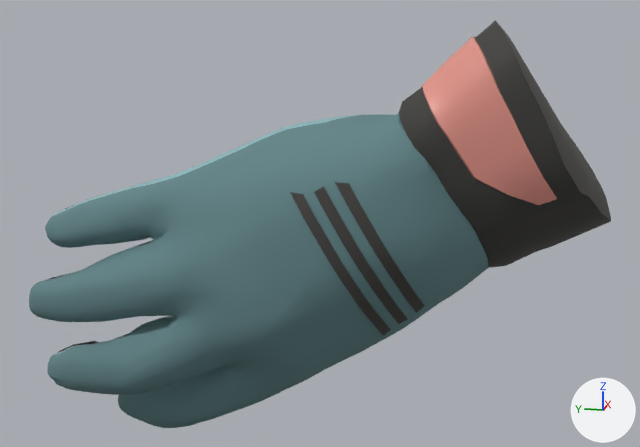
A saved change to the FBX model Assets/Models/GlovedHand_Right.fbx.
One viewpoint serves both versions: a 50 mm camera at (-0.662, -1.062, -0.042) aimed at (-0.327, -0.995, -0.126). Every picture has the same lights, and +X, +Y and +Z are marked at lower right. Where no turn or scale is listed for an object, it has been applied to the vertices.

In view in the first picture: 'hands:Rhand.Glove'.
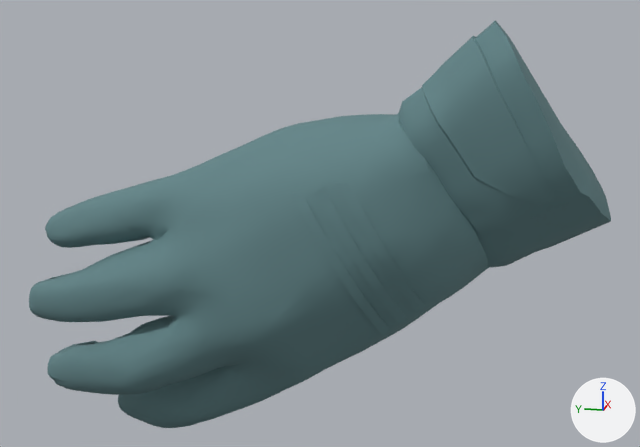
Changed parts and their boxes (x1, y1, x2, y2) in the pictures (640 x 447 px):
part 1 of me_righthand, added (cyan)
    after: (48, 162, 309, 426)
part 2 of me_righthand, recoloured
    both: (58, 20, 611, 353)
part 3 of me_righthand, recoloured
    both: (54, 114, 397, 355)
part 4 of me_righthand, recoloured (pink to cyan)
    both: (422, 35, 557, 205)

The change, as a diff of the scene's bpy script:
```diff
--- a/Assets/Models/GlovedHand_Right.fbx.py
+++ b/Assets/Models/GlovedHand_Right.fbx.py
@@ me_righthand @@
 # used by ob_hands_rhand_glove; location = (0.0, 0.0, 0.0)
-me_righthand.from_pydata(...)  # 4292 vertices, 4191 faces; spans x -0.383..-0.274, y -1.104..-0.881, z -0.218..-0.047
+me_righthand.from_pydata(...)  # 4610 vertices, 4629 faces; spans x -0.383..-0.274, y -1.104..-0.881, z -0.218..-0.047
+# me_righthand part 1: 318 vertices added at x -0.382..-0.303, y -1.008..-0.9, z -0.205..-0.098
+# me_righthand part 2: 1022 faces spanning x -0.383..-0.278, y -1.104..-0.884, z -0.214..-0.047 switch from mat_default3 (dark grey #696865) to mat_default1 (cyan #628588)
+# me_righthand part 3: 1111 faces spanning x -0.37..-0.274, y -1.055..-0.883, z -0.216..-0.077 switch from mat_material_001 (cyan #8bbbc0) to mat_default1 (cyan #628588)
+# me_righthand part 4: 80 faces spanning x -0.377..-0.337, y -1.082..-1.037, z -0.106..-0.052 switch from mat_material (pink #e7988d) to mat_default1 (cyan #628588)
```
